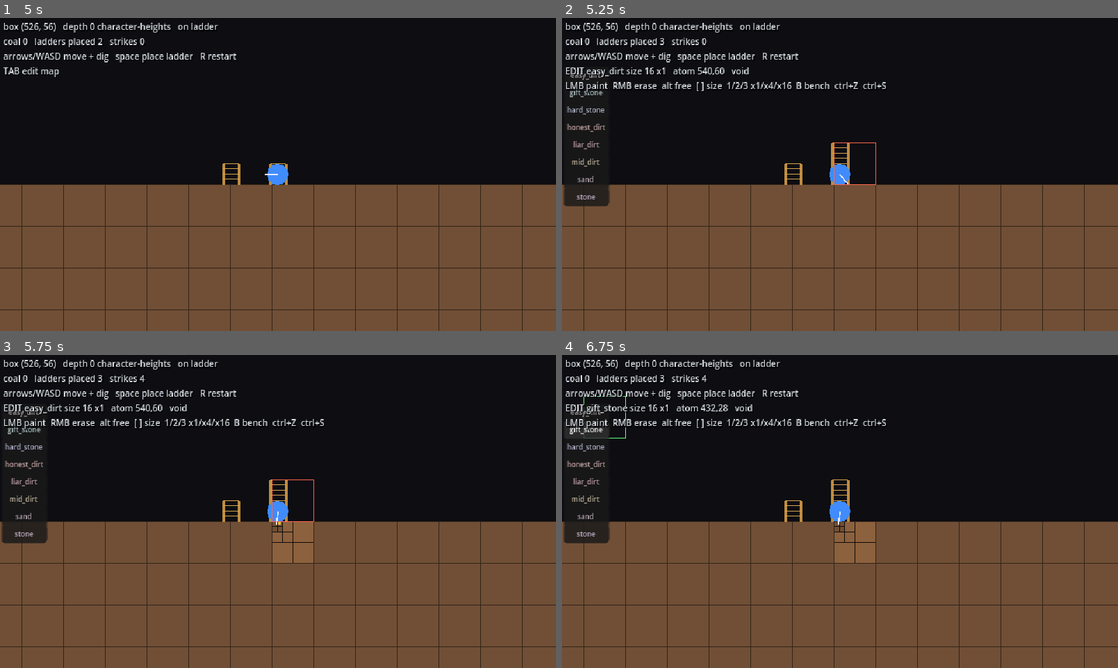
Above: before the commit, frames 1-4 (two rows, left to right).
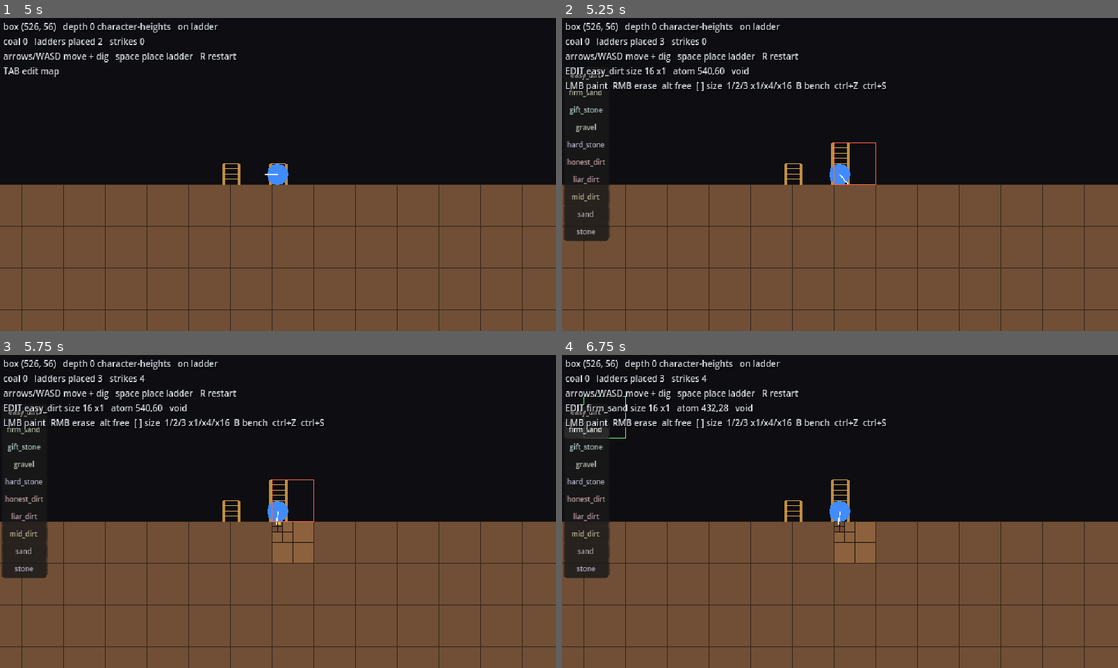
Above: after the commit, the same moments.

Repository: blarvin/Quadtree-Miner
Game: Godot game, scene res://scenes/main.tscn
The game is run twice, just before and just after one commit, with the same random seed, the same clock (stepped at 60 frames per second) and the same inputs.
Inputs (mouse positions are in pixels of both pictures, inside the frame that each line leads up to):
- Up to frame 1 (5 s): tap Enter at 0.5, 3.5 s; move the mouse to (400, 158) at 0.52 s; hold D (move_right) 0.53-1.25 s; hold Space (place_ladder) 0.53-1.25 s; click (400, 158) at 0.67 s; drag from (166, 190) to (250, 237) at 1.27 s; tap Space (place_ladder) at 2 s; move the mouse to (333, 105) at 2.02 s; hold D (move_right) 2.03-2.75 s; tap 1 at 2.1 s; drag from (250, 237) to (111, 127) at 2.77 s; move the mouse to (444, 221) at 3.52 s; hold A (move_left) 3.53-4.25 s; tap 3 at 3.6 s; drag from (111, 127) to (194, 96) at 4.27 s
- Up to frame 2 (5.25 s): tap Space (place_ladder) at 5 s; move the mouse to (867, 174) at 5.02 s; hold S (move_down) from 5.03 s (still down); tap Tab at 5.1 s; click (867, 174) at 5.17 s
- Up to frame 3 (5.75 s): keep holding S (move_down)
- Up to frame 4 (6.75 s): release S (move_down) at 5.75 s; click "gift_stone" at 5.75 s; click (584, 430) at 6.5 s, where only the run after the commit has a clickable "firm_sand"

Frame 1 is identical in both runs. In frame 2, 1.4% of the frame differs, in the area x 0-9%, y 22-72%; in frame 3, 1.4%; in frame 4, 1.8%, in the area x 0-35%, y 15-72%.

Commit message:
firm_sand and gravel: reach is the dial, leftovers are the tell
Reach is hp / resistance hops at falloff 1, so one number decides whether
a collapse takes the block or craters it. firm_sand is sand with a grain
at 0.15 instead of 0.05: still shatters whole, but the collapse stops six
hops out and leaves an 11-atom room with the rind standing. A silhouette,
not a clock -- the only kind of difference that earns a second template.

gravel shatters to 64 size-2 lumps rather than to grains, so its collapse
travels in cells and the hole is coarse. Its size:2 key is physics; four
quad-paths are contents -- three stubborn cells and one size-4 lump that
ride out a collapse and stand in the crater afterwards. They are terminal,
so nothing announces them: you learn gravel by what it leaves. That is
also why its tunnel cost differs top from bottom, the way liar_dirt's does.

Costs measured, not derived: clear 7 and 14 against sand's 2. gravel's
cell paths are three deep, so it binds at its authored size 16 and not at
4 -- there is a test for that, since it is what authored_size is for.

Co-Authored-By: Claude Opus 5 <noreply@anthropic.com>

Diff:
--- /dev/null
+++ b/data/templates/firm_sand.json
@@ -0,0 +1,19 @@
+{
+  "_": "Sand that does not take the room with it (GDD 4.4). One number apart from sand: a grain resists 0.15 instead of 0.05, so the collapse reaches 6 hops instead of 20 and stops. The block shatters whole, then caves in around the blow and stands.",
+  "material": "sand",
+  "display_skin": "sand_firm",
+  "authored_size": 16,
+  "default_rule": {
+    "resistance": 1.0,
+    "on_break": "shatter",
+    "drop": null
+  },
+  "overrides": {
+    "size:1": {
+      "resistance": 0.15,
+      "on_break": "mine",
+      "pass_through": "radial",
+      "pass_through_falloff": 1.0
+    }
+  }
+}
--- /dev/null
+++ b/data/templates/gravel.json
@@ -0,0 +1,23 @@
+{
+  "_": "Loose stone (GDD 4.4). Shatters to 64 size-2 lumps, not to grains, so the collapse travels in cells and the hole it leaves is coarse. The size key is the physics; the paths are the contents (GDD 4.4): four stubborn cells and one size-4 lump ride out the first collapse and stand there afterwards, which is the only tell gravel has.",
+  "material": "stone",
+  "display_skin": "gravel_loose",
+  "authored_size": 16,
+  "default_rule": {
+    "resistance": 1.0,
+    "on_break": "shatter",
+    "drop": null
+  },
+  "overrides": {
+    "size:2": {
+      "resistance": 0.3,
+      "on_break": "mine",
+      "pass_through": "radial",
+      "pass_through_falloff": 1.0
+    },
+    "Q1.Q1": { "resistance": 1.0 },
+    "Q0.Q3.Q3": { "resistance": 2.0 },
+    "Q2.Q1.Q0": { "resistance": 2.0 },
+    "Q3.Q0.Q1": { "resistance": 2.0 }
+  }
+}
--- a/tests/test_templates_data.gd
+++ b/tests/test_templates_data.gd
@@ -24,7 +24,8 @@
 	return res
 
 func test_every_template_binds_at_16_and_4() -> void:
-	for id: String in ["honest_dirt", "liar_dirt", "stone", "gift_stone", "sand", "hard_stone"]:
+	for id: String in ["honest_dirt", "liar_dirt", "stone", "gift_stone", "sand", "hard_stone",
+			"firm_sand"]:
 		var t: BlockTemplate = _tpl(id)
 		runner.check(t.validate_for_root_size(16).is_empty(), "%s at 16" % id)
 		runner.check(t.validate_for_root_size(4).is_empty(), "%s at 4" % id)
@@ -82,6 +83,32 @@
 				n += 1
 	return n
 
+func test_firm_sand_caves_in_and_stands() -> void:
+	var t: BlockTemplate = _tpl("firm_sand")
+	var root := BlockNode.new(16)
+	Strike.apply(root, t, Vector2i(8, 8), 1.0)
+	runner.check_eq(_standing(root), 256, "shatters whole, like sand")
+	Strike.apply(root, t, Vector2i(8, 8), 1.0)
+	var left: int = _standing(root)
+	# 0.15 a grain against sand's 0.05: six hops of reach instead of twenty.
+	runner.check(left > 100 and left < 200, "and the collapse stops, %d of 256 left" % left)
+
+func test_gravel_shatters_to_lumps_and_leaves_the_stubborn_ones() -> void:
+	var t: BlockTemplate = _tpl("gravel")
+	var root := BlockNode.new(16)
+	Strike.apply(root, t, Vector2i(8, 8), 1.0)
+	runner.check_eq(root.node_count(), 85, "shatters to 64 size-2 lumps, not to grains")
+	runner.check_eq(_standing(root), 256, "every one of them standing")
+	Strike.apply(root, t, Vector2i(12, 4), 1.0)  # beside the stubborn Q1.Q1 lump
+	runner.check(Strike.site_at(root, Vector2i(13, 5)).node == null, "the collapse took the cells around it")
+	runner.check(Strike.site_at(root, Vector2i(13, 1)).node != null,
+		"but the lump rode it out: the leftovers are the tell")
+
+func test_gravel_is_authored_for_one_root_size() -> void:
+	var t: BlockTemplate = _tpl("gravel")
+	runner.check(t.validate_for_root_size(16).is_empty(), "its cell paths reach size 2 under a size-16 root")
+	runner.check(not t.validate_for_root_size(4).is_empty(), "and are deeper than the atom under a size-4 one")
+
 func test_the_boulder_cracks_once_and_goes_terminal() -> void:
 	var t: BlockTemplate = _tpl("hard_stone")
 	var root := BlockNode.new(16)
Not shown, changed: GDD_MinerGame.md
